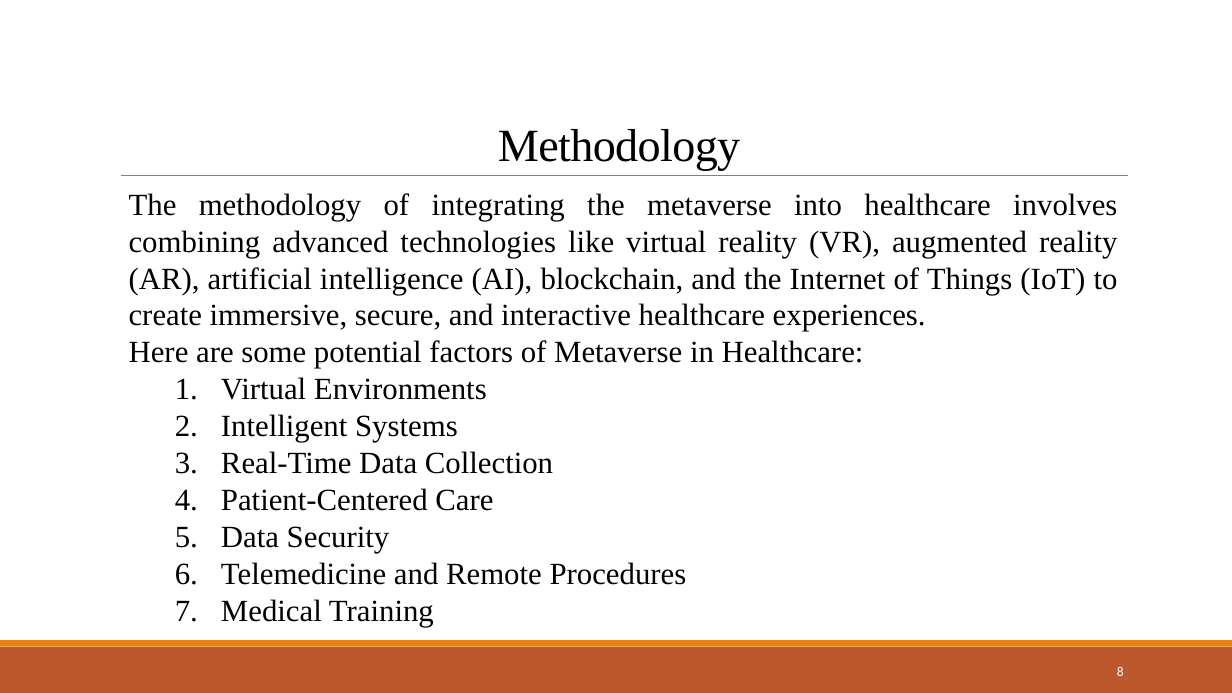
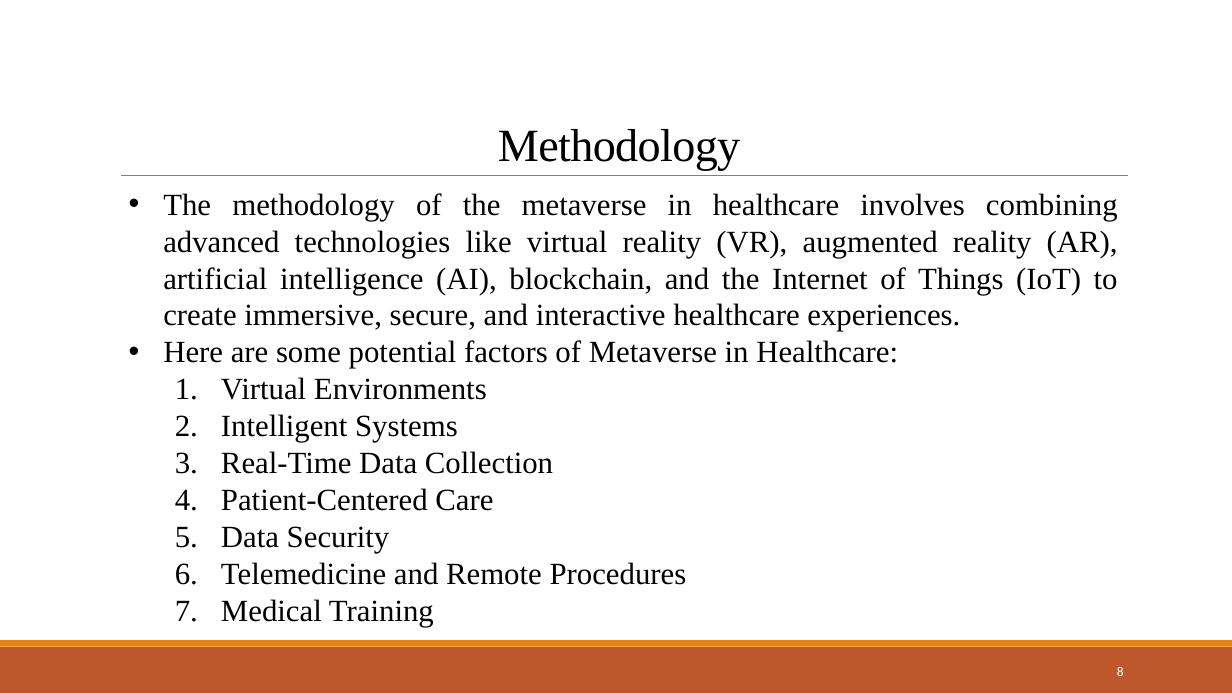
Before and after one commit to Devjethva1111/Metaverse-in-Healthcare, a slide deck: slide 8 of Seminar PPT/23MDS003 - Seminar.pptx. Drawn at 1232x693 pixels with LibreOffice and Linux fonts; fonts in the diff are those of the drawing. Boxes give left, top, right and bottom in pixels: in the first picture for what was removed or moved away, otherwise in the second. Text is boxed around its words. In the diff, an @@ line names an element or a change of style, - is before the commit and + after.

```diff
--- a/Seminar PPT/23MDS003 - Seminar.pptx
+++ b/Seminar PPT/23MDS003 - Seminar.pptx
@@ text at [163,193,1118,332]: text changed @@
-The methodology of integrating the metaverse into healthcare involves combining advanced technologies like virtual reality (VR), augmented reality (AR), artificial intelligence (AI), blockchain, and the Internet of Things (IoT) to create immersive, secure, and interactive healthcare experiences.
+• The methodology of the metaverse in healthcare involves combining advanced technologies like virtual reality (VR), augmented reality (AR), artificial intelligence (AI), blockchain, and the Internet of Things (IoT) to create immersive, secure, and interactive healthcare experiences.
@@ text at [163,340,898,368]: bullet none to • @@
```
Also in this commit, not shown: 6 other slides changed, 1 other file.
